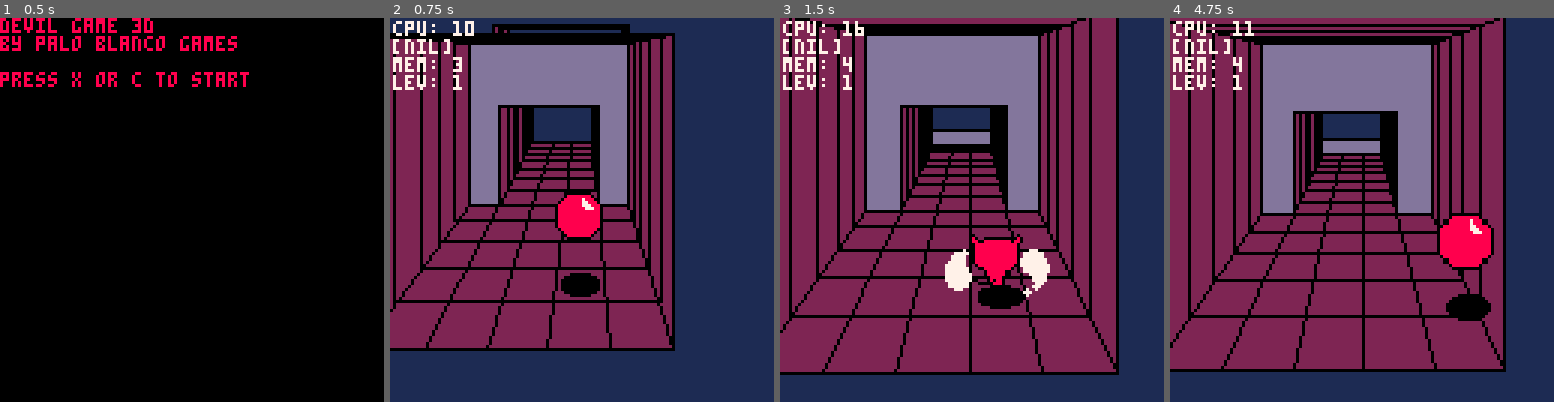
Above: before the commit, frames 1-4 (left to right).
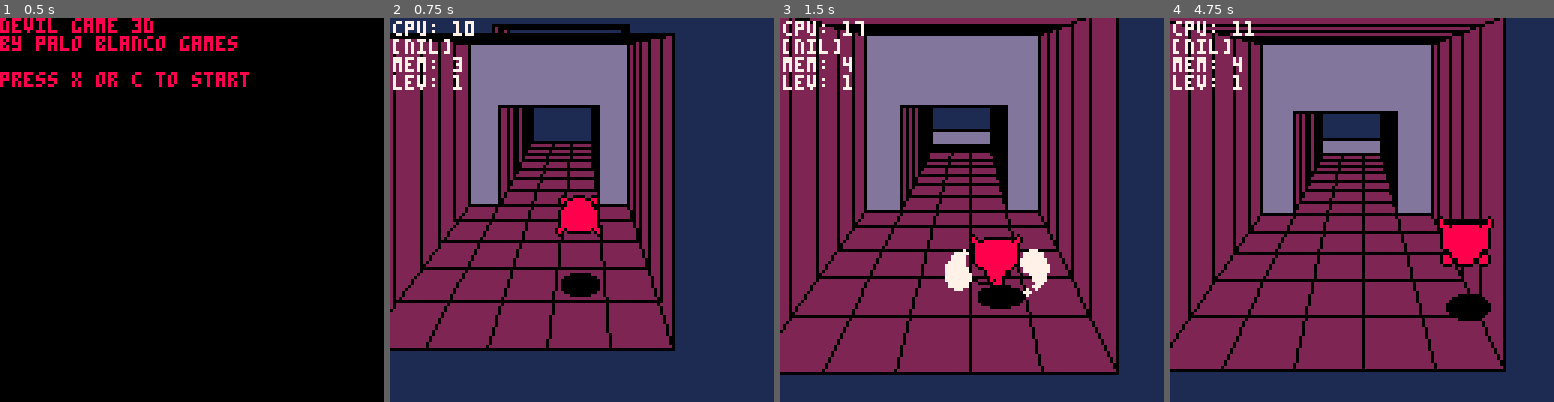
Above: after the commit, the same moments.

Repository: paloblanco/devilgame
Game: PICO-8 cartridge devilgame.p8
Two runs of this game, one before a commit and one after it. Both use one fixed random seed, a clock stepped at 60 frames per second and the inputs below.
Inputs:
- Up to frame 1 (0.5 s): tap X (X key) at 0.33 s
- Up to frame 2 (0.75 s): tap O (Z key) at 0.7 s
- Up to frame 3 (1.5 s): tap X (X key) at 1.07 s
- Up to frame 4 (4.75 s): hold Right 1.6-2.1 s; tap O (Z key) every 0.4 s from 1.7 to 4.5 s; tap X (X key) at 1.85, 2.97, 4.08 s; hold Up 2.15-2.42 s; hold Right 2.47-3.03 s; hold Left 3.08-3.58 s; hold Down 3.63-3.97 s; hold Right 4.02-4.68 s; hold Up from 4.73 s (still down)

Frame 1 is identical in both runs. In frame 2, 0.7% of the frame differs, in the area x 42-56%, y 45-58%; in frame 3, less than 0.1%; in frame 4, 0.9%, in the area x 69-85%, y 50-66%.

Commit message:
fixed spikes and other collisions

Diff:
--- a/devilgame.p8
+++ b/devilgame.p8
@@ -62,6 +62,9 @@
 sp=2,
 pix=16,
 size=1,
+sizex=1, -- collisions
+sizey=1,
+sizez=1,
 speed=0.05,
 fast=1,
 grav=0.01,
@@ -69,6 +72,7 @@
 jump=0.2,
 angle=0.75,
 flipme=false, -- mirror sprite
+flipmey=false,
 shadow=false,
 cycle=0, --hold animation stuff
 myzone=nil, --needs to be assigned
@@ -121,13 +125,19 @@
 	end
 end
 
+function actor:bounce_off_head(other)
+	self.dz=0.5*self.jump
+	self.airjump=true
+	self.z = max(self.z,other.z)
+end
+
 function actor:bump_check()
 	for a in all(self.myzone.actors) do
 		if (a==self) goto continue
 		if (a==self.parent) goto continue
-		if (abs(self.x-a.x) > self.size) goto continue
-		if (abs(self.y-a.y) > self.size) goto continue
-		if (abs(self.z-a.z) > self.size) goto continue
+		if (abs(self.x-a.x) > a.sizex+self.sizex) goto continue
+		if (abs(self.y-a.y) > a.sizey+self.sizey) goto continue
+		if (abs(self.z-a.z) > a.sizez+self.sizez) goto continue
 		a:bump_me(self)
 		::continue::
 	end
@@ -162,14 +172,14 @@
 	self.bumpwall=nil
 	z0=self.myzone
 	if self.x < z0.x0+0.2 then
-	 self.dx=0
-	 self.x=z0.x0+0.2
-	 self.bumpwall=0
+		self.dx=0
+		self.x=z0.x0+0.2
+		self.bumpwall=0
 	end
 	if self.x > z0.x1-0.2 then
-	 self.dx=0
-	 self.x=z0.x1-0.2
-	 self.bumpwall=1
+		self.dx=0
+		self.x=z0.x1-0.2
+		self.bumpwall=1
 	end
 
 	if self.dy>0 then
@@ -273,18 +283,20 @@
 ball1={40,42,46}
 ball2={38,44,46}
 ballspin=1
+
 function actor:draw_humanoid(sp_lookup)
- ix_a = flr(self.angle*8.01)+1
- ix_a = min(ix_a,8)
- sprite = sp_lookup[ix_a]
+	ix_a = flr(self.angle*8.01)+1
+	ix_a = min(ix_a,8)
+	sprite = sp_lookup[ix_a]
+	self.flipmey=false
 
 	if self.spinning then
-	 self.sp = sprite[1]
-	 if (rnd()>.5) self.sp=14
+		self.sp = sprite[1]
+		if (rnd()>.5) self.sp=14
 	elseif self.ball then
-		ballspin = (ballspin+0.5)%3
 		if (self.angle*8)%4 > 1 and (self.angle*8)%4 < 3 then
 			self.sp=ball1[1+flr(ballspin)]
+			if (self.angle < 0.5) self.flipmey=true
 		else
 			self.sp=ball2[1+flr(ballspin)]
 		end
@@ -330,7 +342,7 @@
 	     self.pix,self.pix,
 	     xpix,ypix,
 	     s0*self.size,s0*self.size,
-	     self.flipme)
+	     self.flipme,self.flipmey)
 	self.px = xpix
 	self.py = ypix
 	self.pw = s0*self.size*0.5
@@ -398,7 +410,10 @@
 y=-2,
 z=0,
 zup=0.2,
-shadow=true}
+shadow=true,
+sizex=0,
+sizey=0,
+sizez=0}
 
 p1 = actor:new(p_props)
 
@@ -459,9 +474,10 @@
 
 	self:_move()
 	if self.ground then
-	 self.ball = false
-	 self.airjump = false
-	end
+		self.ball = false
+		self.airjump = false
+	end
+	ballspin = (ballspin+0.5)%3
 end
 
 function p1:make_spinner()
@@ -922,7 +938,7 @@
 end
 
 flag = actor:new()
-flag.sp=74
+flag.sp=91
 flag.pix=8
 flag.shadow=true
 
@@ -930,7 +946,7 @@
 	if current_flag != self then
 		current_flag = self
 		zones_visited={}
-		self.sp = 91
+		self.sp = 74
 		self:make_explosion()
 	end
 end
@@ -940,6 +956,8 @@
 spikes.pix=8
 spikes.shadow=false
 spikes.hcount=1
+spikes.sizex = 100 -- super wide so it spans the level
+spikes.sizez = 0.25 -- super wide so it spans the level
 
 function spikes:bump_me(other)
 	other:hurt_me()
@@ -991,8 +1009,7 @@
 		e:assign_zone(self.myzone)
 		self.timer2=60
 		if other.ball then
-		 other.dz=0.5*other.jump
-		 other.airjump=true
+			other:bounce_off_head(self)
 		end
 	end
 end
@@ -1057,8 +1074,7 @@
 		self:make_explosion()
 		self:kill_me()
 		if other.ball then
-			other.dz=0.5*other.jump
-			other.airjump=true
+			other:bounce_off_head(self)
 		end
 	else
 		other:hurt_me()
@@ -1097,6 +1113,9 @@
 spinner.timer=30
 spinner.size = 1.5
 spinner.spinning=true
+spinner.sizex=0.5
+spinner.sizey=0.5
+spinner.sizez=0.5
 
 function spinner:init()
 	self.y = self.parent.y
